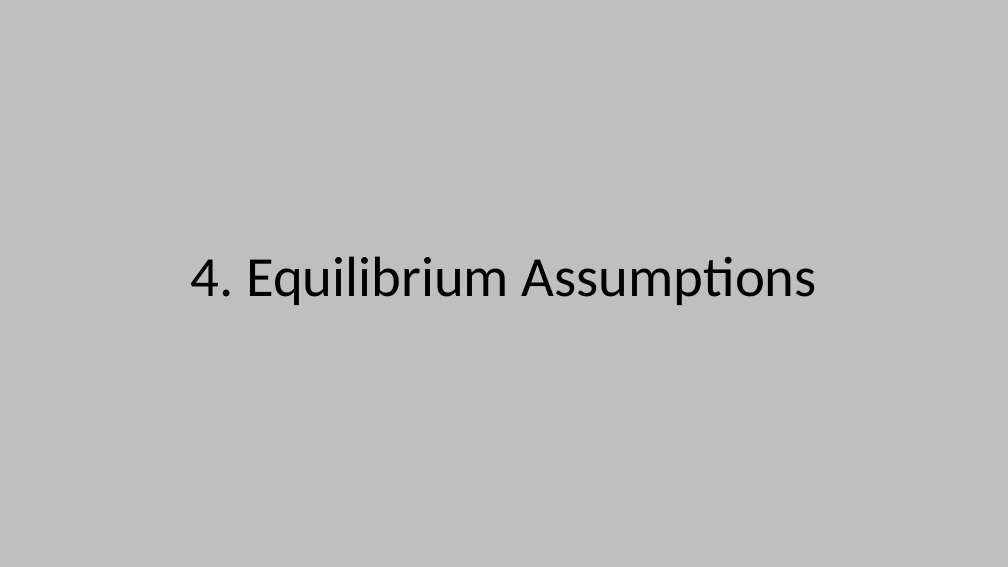
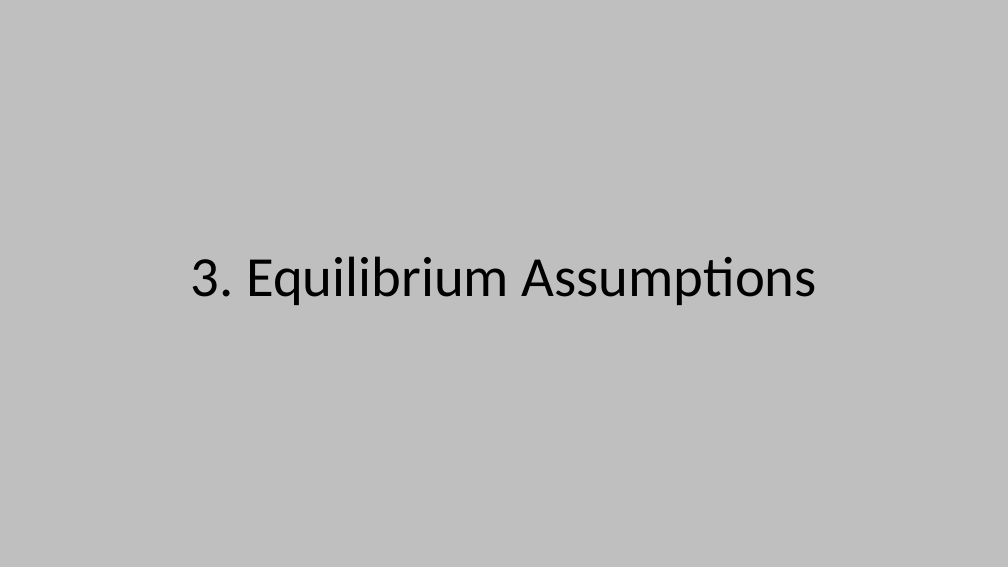
Before and after one commit to TESA-workshops/Ref-Pt-101, a slide deck: slide 15 of RefPt101_draft.pptx (slide 19 before the commit). Drawn at 1008x567 pixels with LibreOffice and Linux fonts; fonts in the diff are those of the drawing. Boxes give left, top, right and bottom in pixels: in the first picture for what was removed or moved away, otherwise in the second. Text is boxed around its words. In the diff, an @@ line names an element or a change of style, - is before the commit and + after.

```diff
--- a/RefPt101_draft.pptx
+++ b/RefPt101_draft.pptx
@@ title at <box>190,256,817,305</box>: text changed @@
-4. Equilibrium Assumptions
+3. Equilibrium Assumptions
```
Also in this commit, not shown: 18 other slides changed, 4 slides added, 1 other file.
